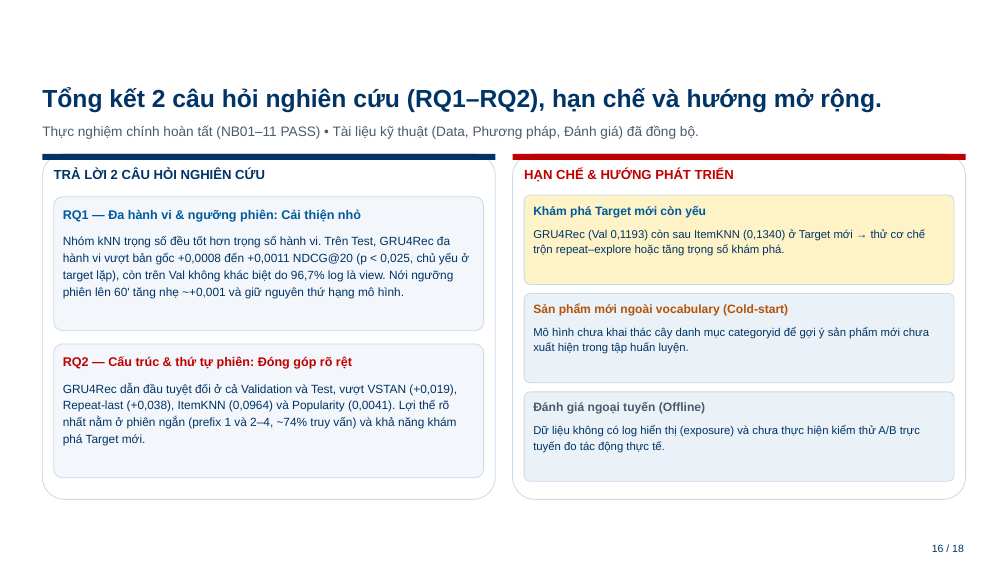
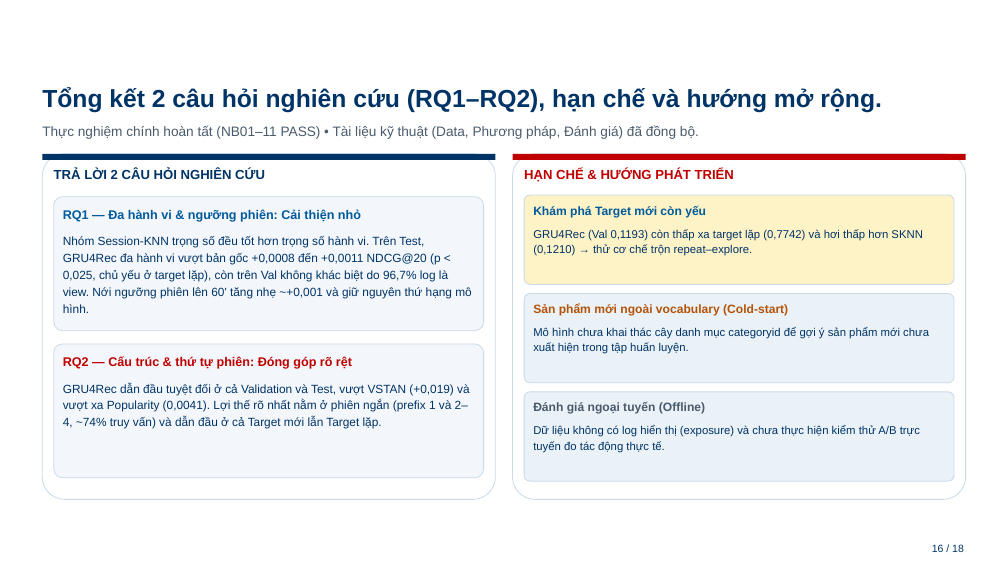
Before and after one commit to Mymark1010/MultiBehavior_Product_Recommendation_System, a slide deck: slide 16 of docs/BAO_CAO_TIEN_DO_PROJECT3_HUST_27_11_v3.pptx. Drawn at 1008x567 pixels with LibreOffice and Linux fonts; fonts in the diff are those of the drawing; background and template pictures are left out. Boxes give left, top, right and bottom in pixels: in the first picture for what was removed or moved away, otherwise in the second. Text is boxed around its words. In the diff, an @@ line names an element or a change of style, - is before the commit and + after.

```diff
--- a/docs/BAO_CAO_TIEN_DO_PROJECT3_HUST_27_11_v3.pptx
+++ b/docs/BAO_CAO_TIEN_DO_PROJECT3_HUST_27_11_v3.pptx
@@ text at [63, 236, 471, 313]: text changed @@
-Nhóm kNN trọng số đều tốt hơn trọng số hành vi. Trên Test, GRU4Rec đa hành vi vượt bản gốc +0,0008 đến +0,0011 NDCG@20 (p < 0,025, chủ yếu ở target lặp), còn trên Val không khác biệt do 96,7% log là view. Nới ngưỡng phiên lên 60' tăng nhẹ ~+0,001 và giữ nguyên thứ hạng mô hình.
+Nhóm Session-KNN trọng số đều tốt hơn trọng số hành vi. Trên Test, GRU4Rec đa hành vi vượt bản gốc +0,0008 đến +0,0011 NDCG@20 (p < 0,025, chủ yếu ở target lặp), còn trên Val không khác biệt do 96,7% log là view. Nới ngưỡng phiên lên 60' tăng nhẹ ~+0,001 và giữ nguyên thứ hạng mô hình.
@@ text at [533, 229, 922, 256]: text changed @@
-GRU4Rec (Val 0,1193) còn sau ItemKNN (0,1340) ở Target mới → thử cơ chế trộn repeat–explore hoặc tăng trọng số khám phá.
+GRU4Rec (Val 0,1193) còn thấp xa target lặp (0,7742) và hơi thấp hơn SKNN (0,1210) → thử cơ chế trộn repeat–explore.
@@ text at [63, 383, 470, 429]: text changed @@
-GRU4Rec dẫn đầu tuyệt đối ở cả Validation và Test, vượt VSTAN (+0,019), Repeat-last (+0,038), ItemKNN (0,0964) và Popularity (0,0041). Lợi thế rõ nhất nằm ở phiên ngắn (prefix 1 và 2–4, ~74% truy vấn) và khả năng khám phá Target mới.
+GRU4Rec dẫn đầu tuyệt đối ở cả Validation và Test, vượt VSTAN (+0,019) và vượt xa Popularity (0,0041). Lợi thế rõ nhất nằm ở phiên ngắn (prefix 1 và 2–4, ~74% truy vấn) và dẫn đầu ở cả Target mới lẫn Target lặp.
```
Also in this commit, not shown: 9 other slides changed, 5 other files.
